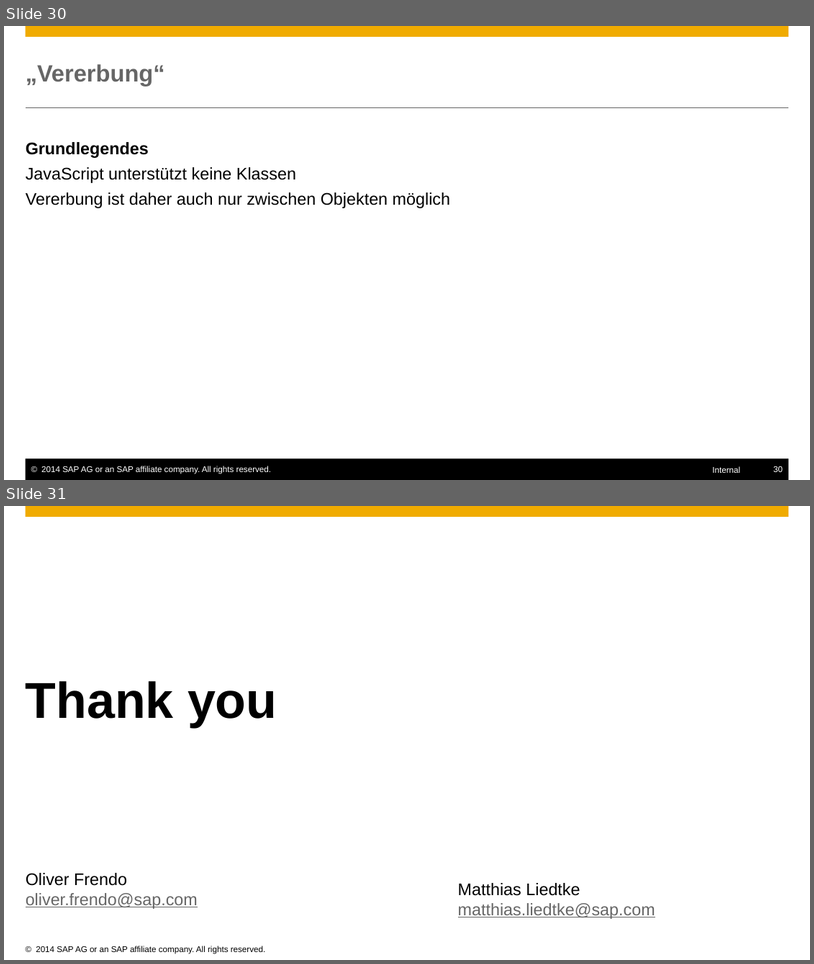
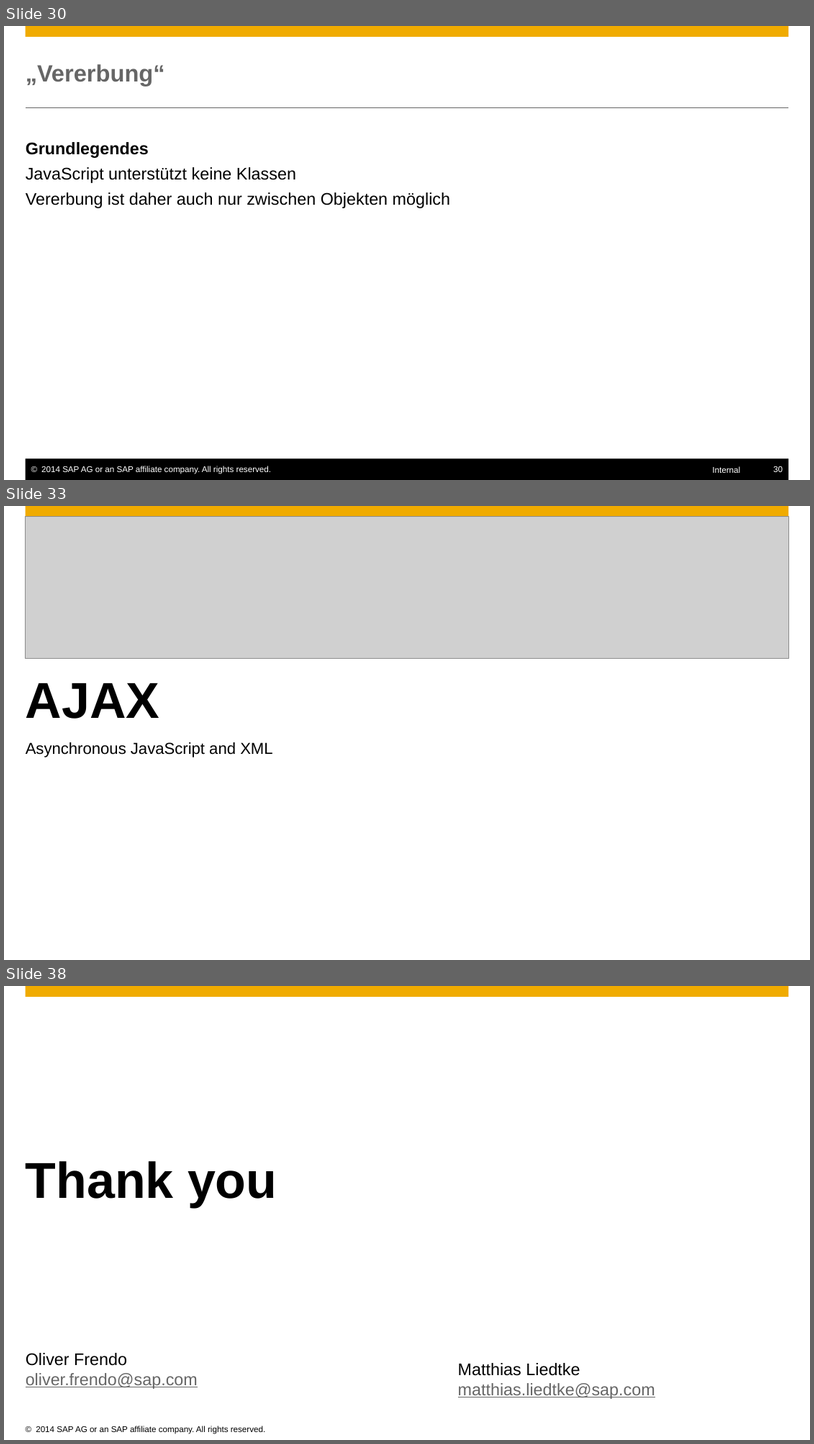
Before and after one commit to ofrendo/JSCrossCourse, a slide deck: JSCrosscourse.pptx. Shown one above the other, each under a label of ours: slides 30 and 31 before the commit, slides 30, 33 and 38 after it; the slides between them are not shown. The pictures are 814x964 and 814x1444 pixels, drawn with LibreOffice and Linux fonts; fonts in the diff are those of the drawing; grey boxes stand for pictures; background and template pictures are left out. Boxes give left, top, right and bottom in pixels: in the first picture for what was removed or moved away, otherwise in the second. Text is boxed around its words. In the diff, an @@ line names an element or a change of style, - is before the commit and + after.

Commit message:
ajax

```diff
--- a/JSCrosscourse.pptx
+++ b/JSCrosscourse.pptx
@@ slide 33 added at <box>4,506,810,960</box>, background #FFFFFF; not listed: 1 template element that a slide beside it also shows @@
@@ picture added at <box>25,517,789,659</box> @@
@@ title added at <box>26,683,160,718</box>, 60 pt, text #000000, bold @@
+AJAX
@@ text added at <box>26,742,273,757</box>, 19 pt, text #000000 @@
+Asynchronous JavaScript and XML
@@ what was slide 31 is now slide 38 @@
```
Also in this commit, not shown: 1 slide changed, 6 other slides added, 4 other files.
